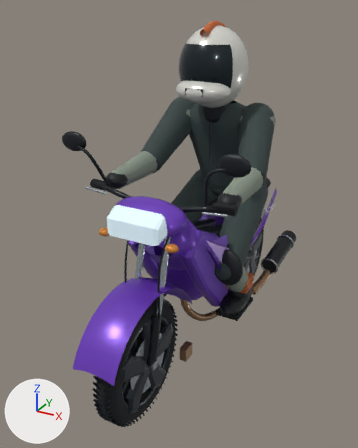
The glTF model public/models/exciter.glb as it was, and as the next commit left it.
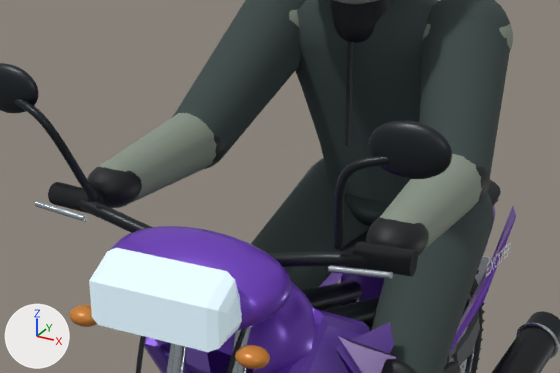
Old and new are each drawn whole from a 50 mm camera at (1.084, -2.225, 1.837) aimed at (-0.078, -0.113, 0.782) and again close up on the part from 20% to 82% of the width and 24% to 57% of the height. The lights are fixed; the arrows at lower left show +X, +Y and +Z. The first two pictures are the older version. Where no turn or scale is listed for an object, it has been applied to the vertices. Vertices at exactly the same position are counted once.

The older version as bpy lines, for what is in view:
```python
me_mesh_1 = bpy.data.meshes.new('Mesh_1')
me_mesh_1.from_pydata(...)  # 1272 vertices, 2472 faces; spans x -0.063..0.063, y -0.24..0.244, z -0.23..0.241
me_mesh_1.materials.append(mat_material_1)  # dark blue #202830
me_mesh_11 = bpy.data.meshes.new('Mesh_11')
me_mesh_11.from_pydata(...)  # 4131 vertices, 8176 faces; spans x -0.356..0.356, y -0.387..0.448, z 0.332..1.378
me_mesh_11.materials.append(mat_material_6)  # grey #889385
me_mesh_13 = bpy.data.meshes.new('Mesh_13')
me_mesh_13.from_pydata(...)  # 4410 vertices, 8716 faces; spans x -0.359..0.359, y -0.406..0.22, z 0.295..1.485
me_mesh_13.materials.append(mat_material_8)  # black #14181b
ob_mesh_1 = bpy.data.objects.new('Mesh_1', me_mesh_1)
ob_mesh_1.location = (0.0, 0.645, 0.3)
ob_mesh_11 = bpy.data.objects.new('Mesh_11', me_mesh_11)
ob_mesh_11.location = (0.0, 0.0, 0.0)
ob_mesh_13 = bpy.data.objects.new('Mesh_13', me_mesh_13)
ob_mesh_13.location = (0.0, 0.0, 0.0)
# also in view: 'Mesh_35' at (0.0, -0.625, 0.92); 'Mesh_24' at (0.0, -0.048, 0.682); 'Mesh_28' at (0.0, 0.465, 0.637); 'Mesh_31' at (0.0, -0.617, 0.993); 'Mesh_20' at (0.0, 0.024, 0.672)
```
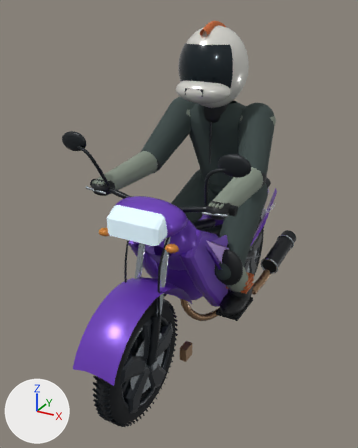
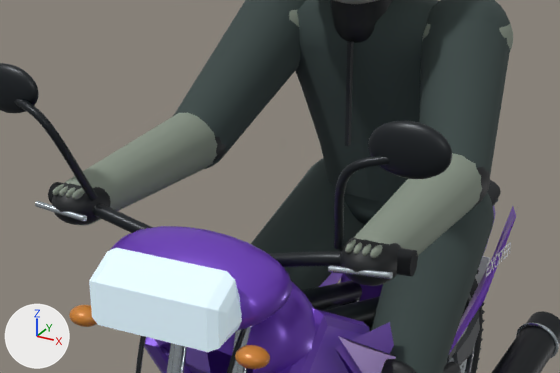
Diff of the bpy script that builds the scene:
```diff
--- a/public/models/exciter.glb.py
+++ b/public/models/exciter.glb.py
@@ me_mesh_11 @@
 # used by ob_mesh_11; location = (0.0, 0.0, 0.0)
-me_mesh_11.from_pydata(...)  # 4131 vertices, 8176 faces; spans x -0.356..0.356, y -0.387..0.448, z 0.332..1.378
+me_mesh_11.from_pydata(...)  # 7027 vertices, 13936 faces; spans x -0.356..0.356, y -0.502..0.448, z 0.332..1.378
+# me_mesh_11 part 1: the loose piece of 362 vertices spanning x -0.347..-0.253, y -0.387..-0.293, z 1.013..1.107 is moved by (0.0, -0.105, -0.002)
+# me_mesh_11 part 2: a new loose piece, a UV sphere (24 segments, 16 rings, poles along z) spanning x -0.329..-0.315, y -0.502..-0.458, z 1.077..1.095, in mat_material_6 (grey #889385)
+# me_mesh_11 part 3: a new loose piece, a UV sphere (24 segments, 16 rings, poles along z) spanning x -0.315..-0.301, y -0.502..-0.458, z 1.077..1.095, in mat_material_6 (grey #889385)
+# me_mesh_11 part 4: a new loose piece, a UV sphere (24 segments, 16 rings, poles along z) spanning x -0.299..-0.285, y -0.502..-0.458, z 1.077..1.095, in mat_material_6 (grey #889385)
+# me_mesh_11 part 5: a new loose piece, a UV sphere (24 segments, 16 rings, poles along z) spanning x -0.285..-0.271, y -0.502..-0.458, z 1.077..1.095, in mat_material_6 (grey #889385)
+# me_mesh_11 part 6: the loose piece of 362 vertices spanning x 0.253..0.347, y -0.387..-0.293, z 1.013..1.107 is moved by (0.0, -0.105, -0.002)
+# me_mesh_11 part 7: a new loose piece, a UV sphere (24 segments, 16 rings, poles along z) spanning x 0.271..0.285, y -0.502..-0.458, z 1.077..1.095, in mat_material_6 (grey #889385)
+# me_mesh_11 part 8: a new loose piece, a UV sphere (24 segments, 16 rings, poles along z) spanning x 0.285..0.299, y -0.502..-0.458, z 1.077..1.095, in mat_material_6 (grey #889385)
+# me_mesh_11 part 9: a new loose piece, a UV sphere (24 segments, 16 rings, poles along z) spanning x 0.301..0.315, y -0.502..-0.458, z 1.077..1.095, in mat_material_6 (grey #889385)
+# me_mesh_11 part 10: a new loose piece, a UV sphere (24 segments, 16 rings, poles along z) spanning x 0.315..0.329, y -0.502..-0.458, z 1.077..1.095, in mat_material_6 (grey #889385)
+# me_mesh_11 part 11: 29 vertices moved from x -0.356..-0.224, y -0.344..-0.045, z 1.013..1.146 to x -0.356..-0.224, y -0.448..-0.046, z 1.011..1.146
+# me_mesh_11 part 12: 29 vertices moved from x 0.224..0.356, y -0.344..-0.045, z 1.013..1.146 to x 0.224..0.356, y -0.448..-0.046, z 1.011..1.146
 me_mesh_11.materials.append(mat_material_6)
@@ me_mesh_13 @@
 # used by ob_mesh_13; location = (0.0, 0.0, 0.0)
-me_mesh_13.from_pydata(...)  # 4410 vertices, 8716 faces; spans x -0.359..0.359, y -0.406..0.22, z 0.295..1.485
+me_mesh_13.from_pydata(...)  # 4410 vertices, 8716 faces; spans x -0.359..0.359, y -0.511..0.22, z 0.295..1.485
+# me_mesh_13 part 13: the loose piece of 362 vertices spanning x -0.352..-0.248, y -0.406..-0.274, z 1.017..1.103 is moved by (0.0, -0.105, -0.002)
+# me_mesh_13 part 14: the loose piece of 362 vertices spanning x 0.248..0.352, y -0.406..-0.274, z 1.017..1.103 is moved by (0.0, -0.105, -0.002)
 me_mesh_13.materials.append(mat_material_8)
```

Location of each change, (x1, y1, x2, y2) in pixels of the close-ups (560 x 373 px; the box of a moved part takes in the faces that stretch with it):
'Mesh_11', reshaped
    before: (98, 10, 513, 250)
    after: (53, 10, 513, 286)
'Mesh_13', reshaped
    before: (87, 0, 490, 373)
    after: (52, 0, 490, 373)
part 1 of me_mesh_11, moved or reshaped
    before: (98, 160, 129, 208)
    after: (65, 177, 98, 225)
part 2 of me_mesh_11, added
    after: (53, 184, 64, 195)
part 3 of me_mesh_11, added
    after: (59, 186, 68, 196)
part 4 of me_mesh_11, added
    after: (66, 187, 75, 198)
part 5 of me_mesh_11, added
    after: (72, 188, 85, 199)
part 6 of me_mesh_11, moved or reshaped
    before: (380, 211, 417, 224)
    after: (354, 230, 392, 286)
part 7 of me_mesh_11, added
    after: (345, 240, 356, 253)
part 8 of me_mesh_11, added
    after: (353, 242, 362, 254)
part 9 of me_mesh_11, added
    after: (362, 244, 371, 256)
part 10 of me_mesh_11, added
    after: (370, 245, 383, 258)
part 11 of me_mesh_11, moved or reshaped
    before: (105, 113, 217, 204)
    after: (72, 112, 217, 220)
part 12 of me_mesh_11, moved or reshaped
    before: (381, 154, 482, 250)
    after: (356, 153, 482, 255)
part 13 of me_mesh_13, moved or reshaped
    before: (87, 167, 142, 207)
    after: (52, 183, 111, 225)
part 14 of me_mesh_13, moved or reshaped
    before: (366, 217, 429, 256)
    after: (340, 236, 401, 286)
'Mesh_32', unchanged, covered by the edit
    both: (48, 182, 418, 276)
